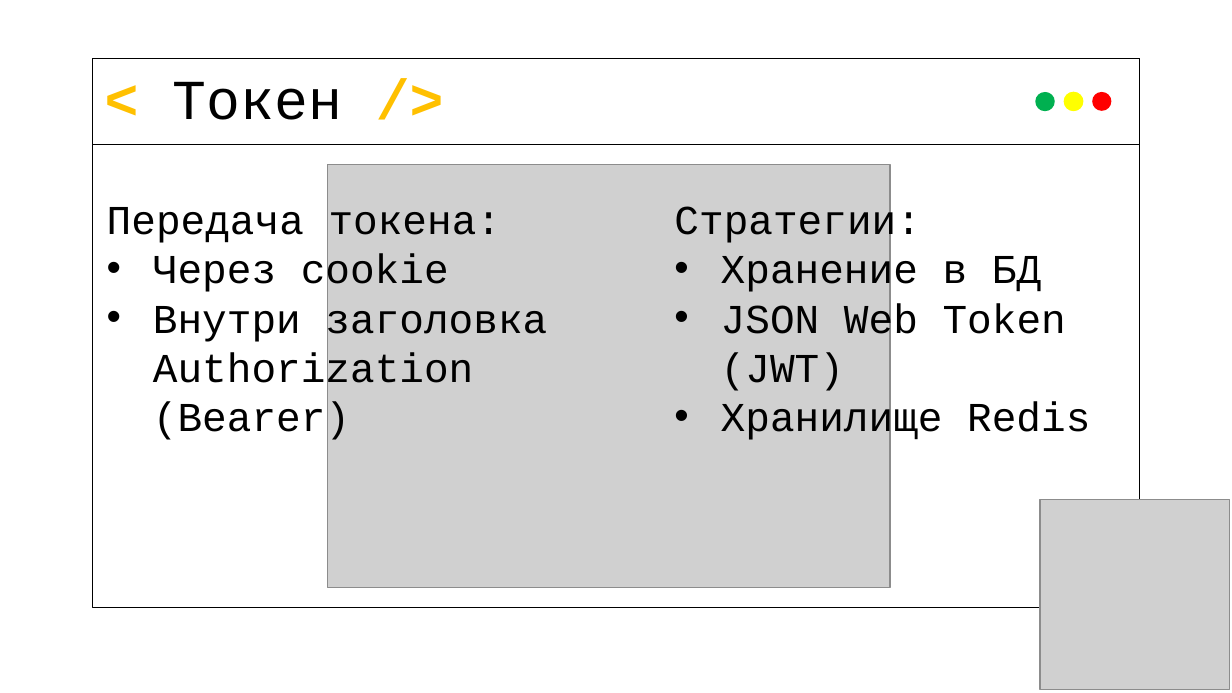
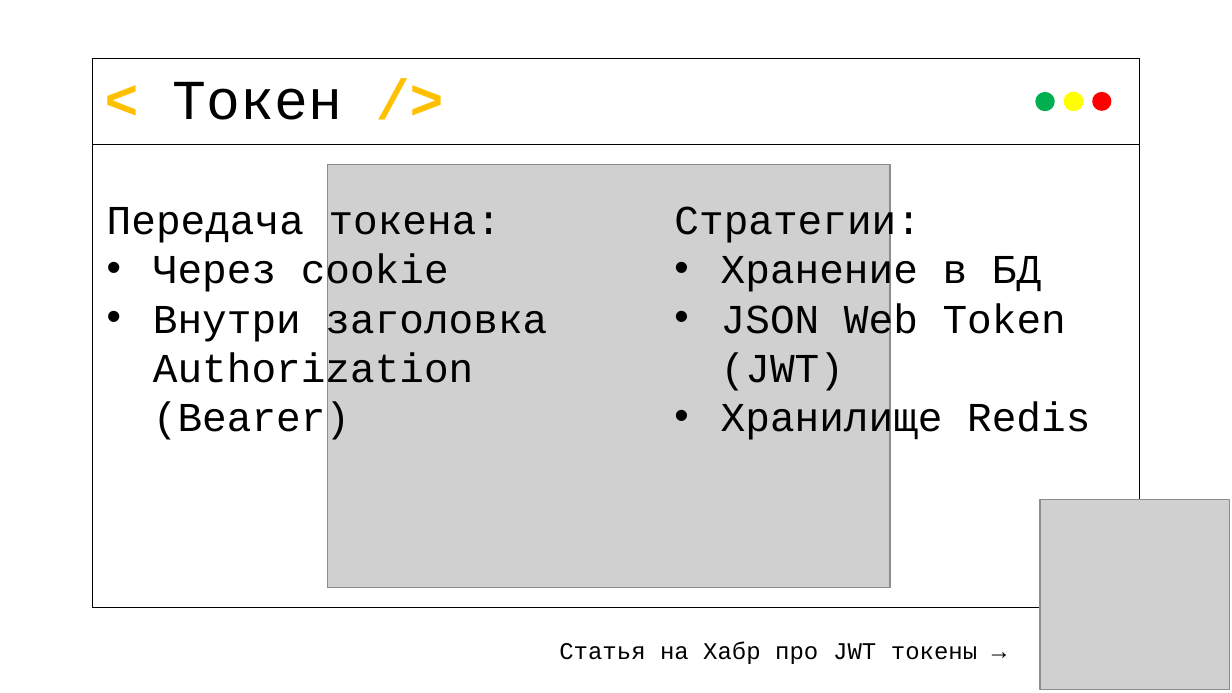
Before and after one commit to Vaynbaum/lecture-oauth, a slide deck: slide 17 of lecture.pptx. Drawn at 1232x693 pixels with LibreOffice and Linux fonts; fonts in the diff are those of the drawing; grey boxes stand for pictures. Boxes give left, top, right and bottom in pixels: in the first picture for what was removed or moved away, otherwise in the second. Text is boxed around its words. In the diff, an @@ line names an element or a change of style, - is before the commit and + after.

```diff
--- a/lecture.pptx
+++ b/lecture.pptx
@@ text added at (559,642,977,664), 14 pt, text #000000 @@
+Статья на Хабр про JWT токены →
```
Also in this commit, not shown: 7 other slides changed.
